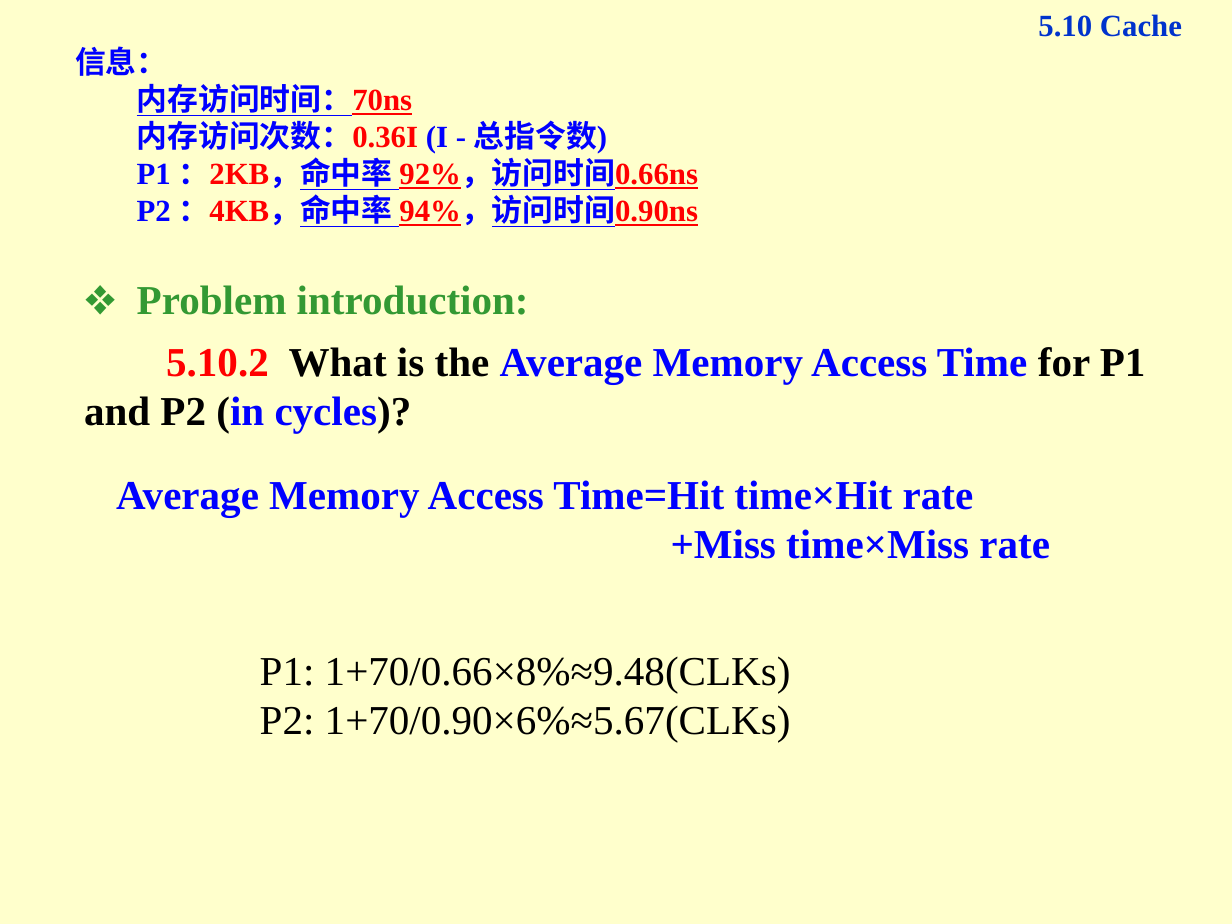
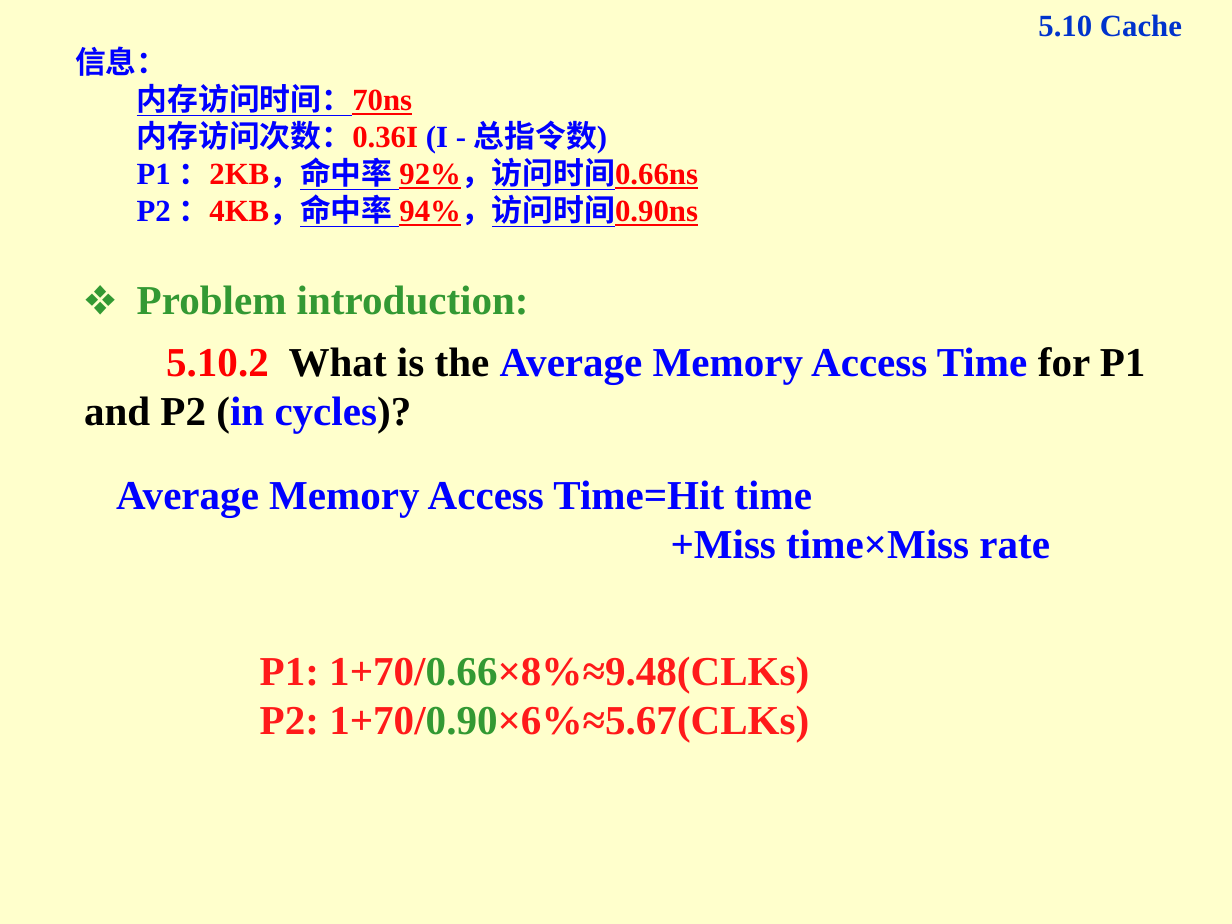
Before and after one commit to weichow23/zju_course, a slide deck: slide 13 of 计算机组成/作业(图灵班)/习题讲解.pptx. Drawn at 1232x924 pixels with LibreOffice and Linux fonts; fonts in the diff are those of the drawing. Boxes give left, top, right and bottom in pixels: in the first picture for what was removed or moved away, otherwise in the second. Text is boxed around its words. In the diff, an @@ line names an element or a change of style, - is before the commit and + after.

```diff
--- a/计算机组成/作业(图灵班)/习题讲解.pptx
+++ b/计算机组成/作业(图灵班)/习题讲解.pptx
@@ text at (x1=116, y1=480, x2=812, y2=517): text changed @@
-Average Memory Access Time=Hit time×Hit rate
+Average Memory Access Time=Hit time
@@ text "P1: 1+70/0.66×8%≈9.48(CLKs)" at (x1=260, y1=656, x2=809, y2=742): text colour #000000 to #FF1A1A in "P1: 1+70/0.66×8%≈9.48(CLKs)", "P2: 1+70/0.90×6%≈5.67(CLKs)"; text colour #000000 to #339933 in "1+70/0.66×8%≈9.48(CLKs)", "1+70/0.90×6%≈5.67(CLKs)"; bold on @@
```
Also in this commit, not shown: 3 other slides changed, 22 other files.
